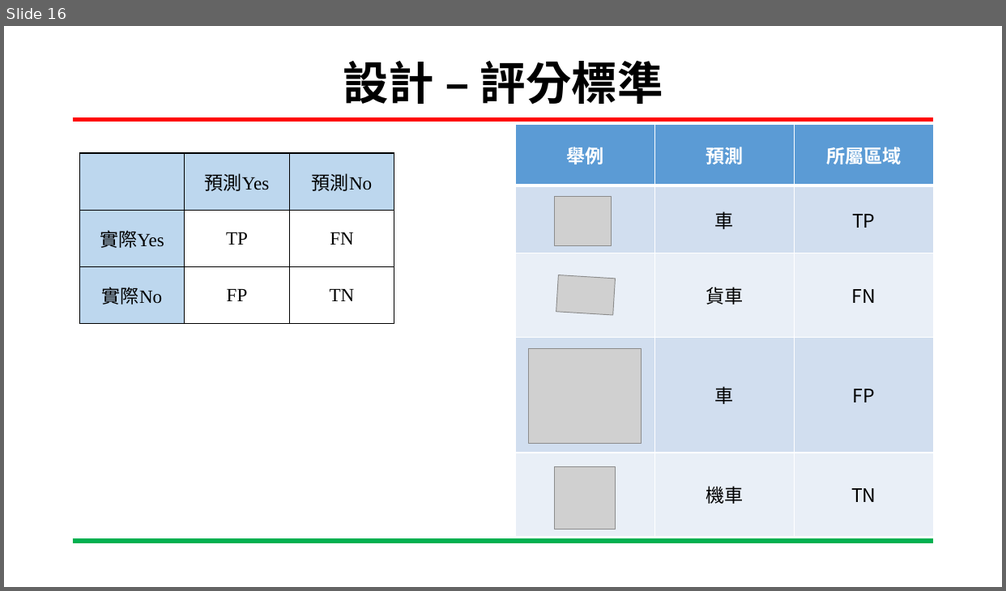
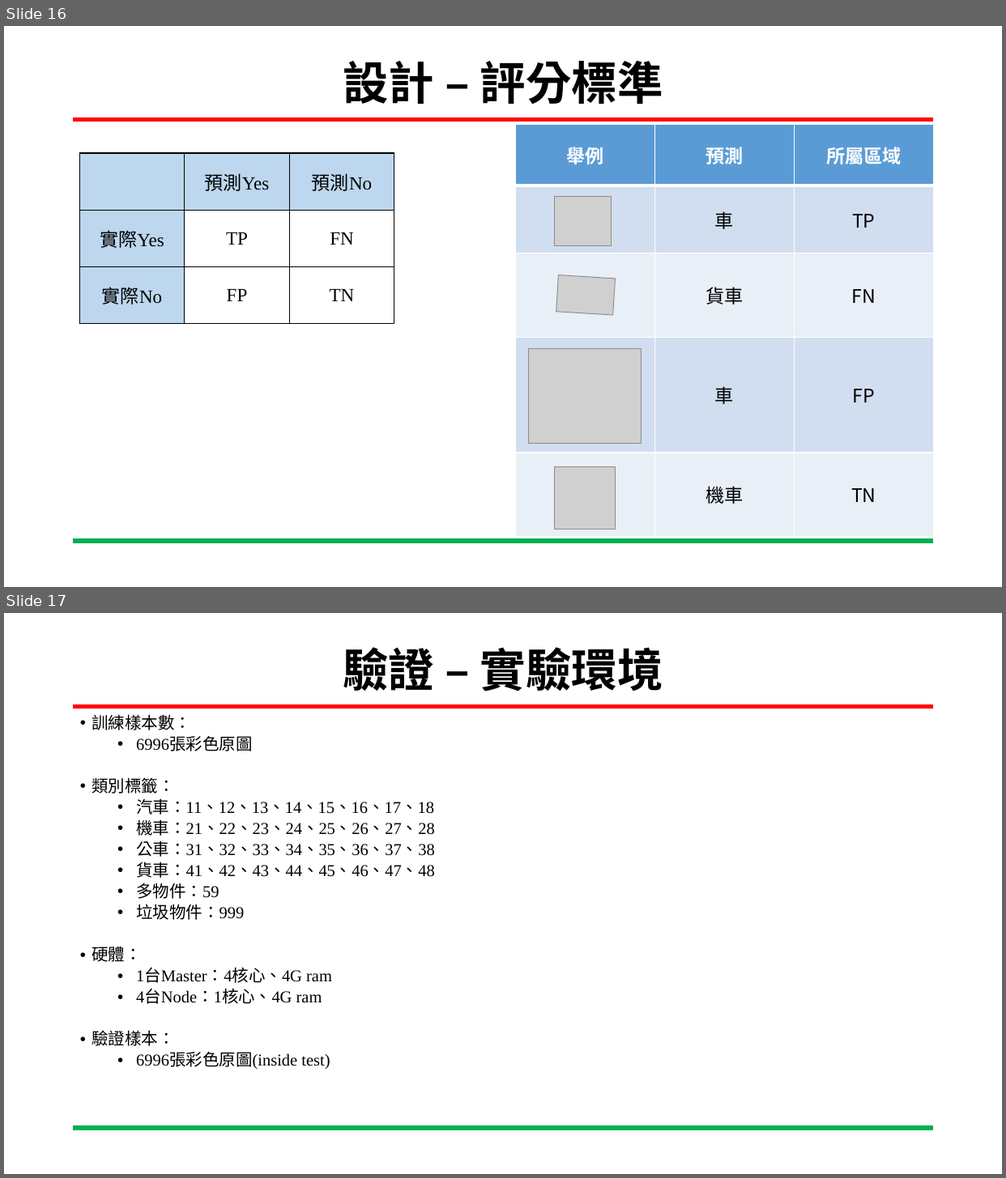
Before and after one commit to YUXING-LEE/image_process, a slide deck: final/基於分散式網路架構訓練階層式分類模型.pptx. Shown one above the other, each under a label of ours: slide 16 before the commit, slides 16 and 17 after it. The pictures are 1006x591 and 1006x1178 pixels, drawn with LibreOffice and Linux fonts; fonts in the diff are those of the drawing; grey boxes stand for pictures; background and template pictures are left out. Boxes give left, top, right and bottom in pixels: in the first picture for what was removed or moved away, otherwise in the second. Text is boxed around its words. In the diff, an @@ line names an element or a change of style, - is before the commit and + after.

```diff
--- a/final/基於分散式網路架構訓練階層式分類模型.pptx
+++ b/final/基於分散式網路架構訓練階層式分類模型.pptx
@@ slide 17 added at bbox=[4, 613, 1002, 1174], background #FFFFFF; not listed: 2 template elements that a slide beside it also shows @@
@@ title added at bbox=[343, 647, 663, 692], 44 pt, text #000000, bold @@
+驗證 – 實驗環境
@@ text added at bbox=[91, 714, 435, 1069], 16 pt, text #000000 @@
+• 訓練樣本數：
+  • 6996張彩色原圖
+• 類別標籤：
+  • 汽車：11、12、13、14、15、16、17、18
+  • 機車：21、22、23、24、25、26、27、28
+  • 公車：31、32、33、34、35、36、37、38
+  • 貨車：41、42、43、44、45、46、47、48
+  • 多物件：59
+  • 垃圾物件：999
+• 硬體：
+  • 1台Master：4核心、4G ram
+  • 4台Node：1核心、4G ram
+• 驗證樣本：
+  • 6996張彩色原圖(inside test)
```
Also in this commit, not shown: 1 slide changed, 5 other slides added, 10 other files.
